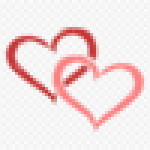
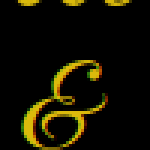
Comparing the layer stacks of the two 150px x 150px images. Changes:
added layer "Pasted Layer" above "lalla.jpg" over [0, 0, 150, 150]
